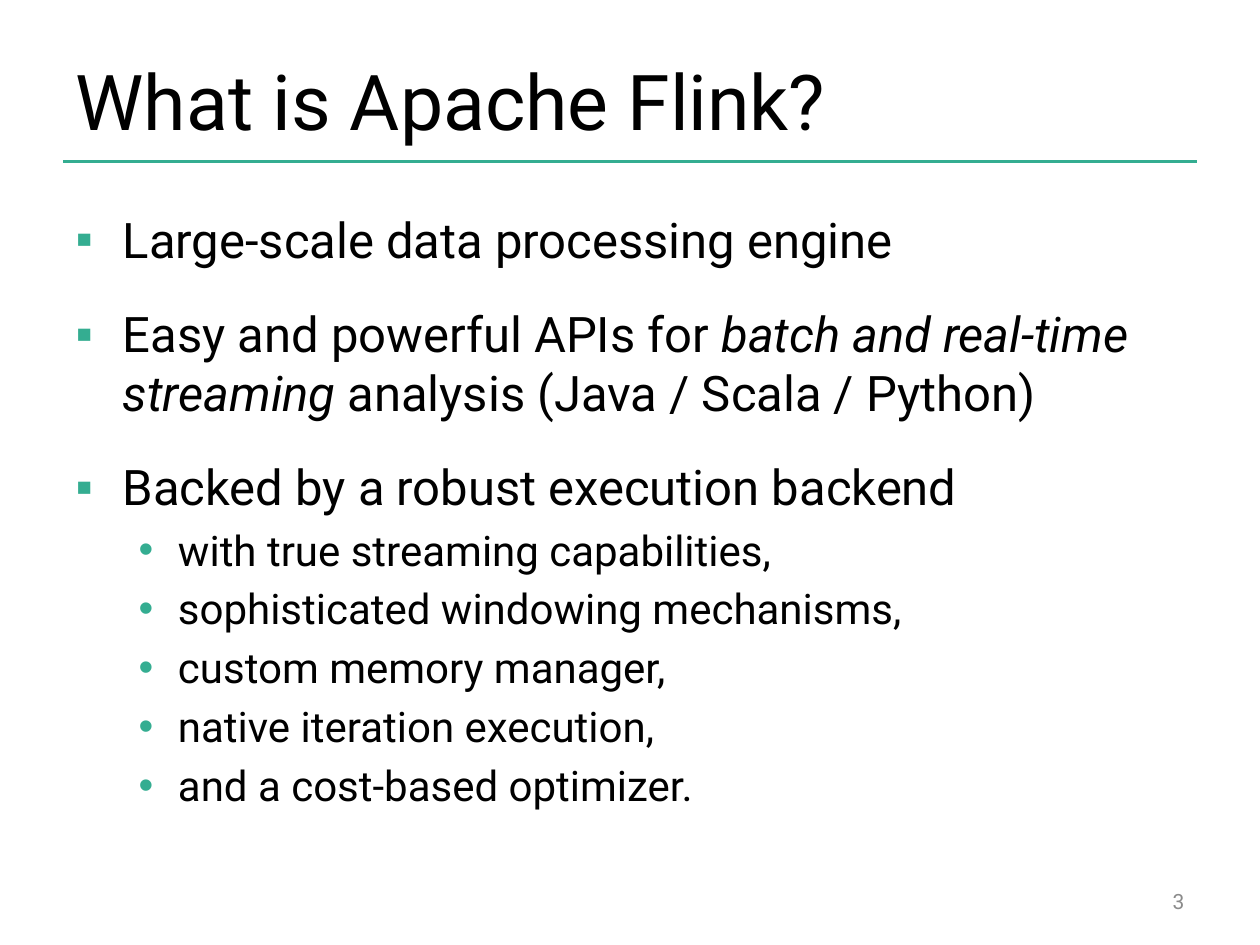
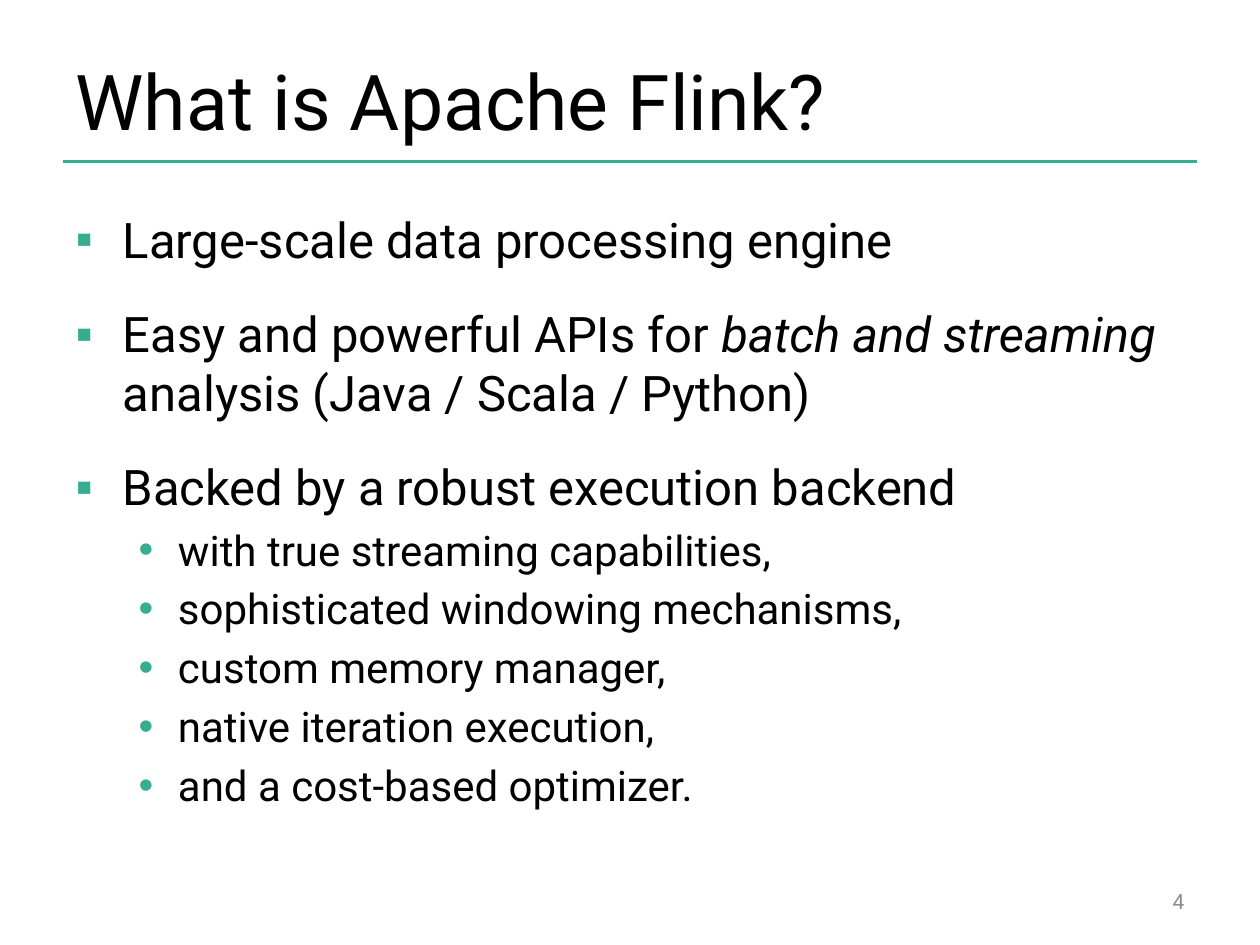
Before and after one commit to dataArtisans/flink-training-web, a slide deck: slide 4 of slides/flink_overview.pptx (slide 3 before the commit). Drawn at 1260x945 pixels with LibreOffice and Linux fonts; fonts in the diff are those of the drawing; background and template pictures are left out. Boxes give left, top, right and bottom in pixels: in the first picture for what was removed or moved away, otherwise in the second. Text is boxed around its words. In the diff, an @@ line names an element or a change of style, - is before the commit and + after.

```diff
--- a/slides/flink_overview.pptx
+++ b/slides/flink_overview.pptx
@@ text at bbox=[123, 314, 1156, 422]: text changed @@
-▪ Easy and powerful APIs for batch and real-time streaming analysis (Java / Scala / Python)
+▪ Easy and powerful APIs for batch and streaming analysis (Java / Scala / Python)
@@ page number at bbox=[1173, 894, 1185, 909]: text changed @@
-3
+4
```
Also in this commit, not shown: 2 other slides changed, 6 slides added, 8 slides removed.
